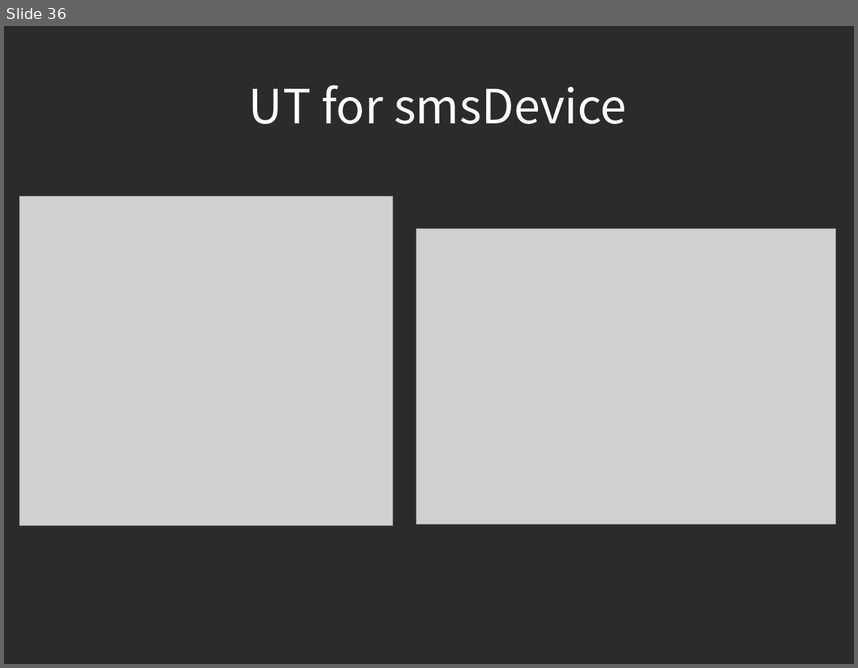
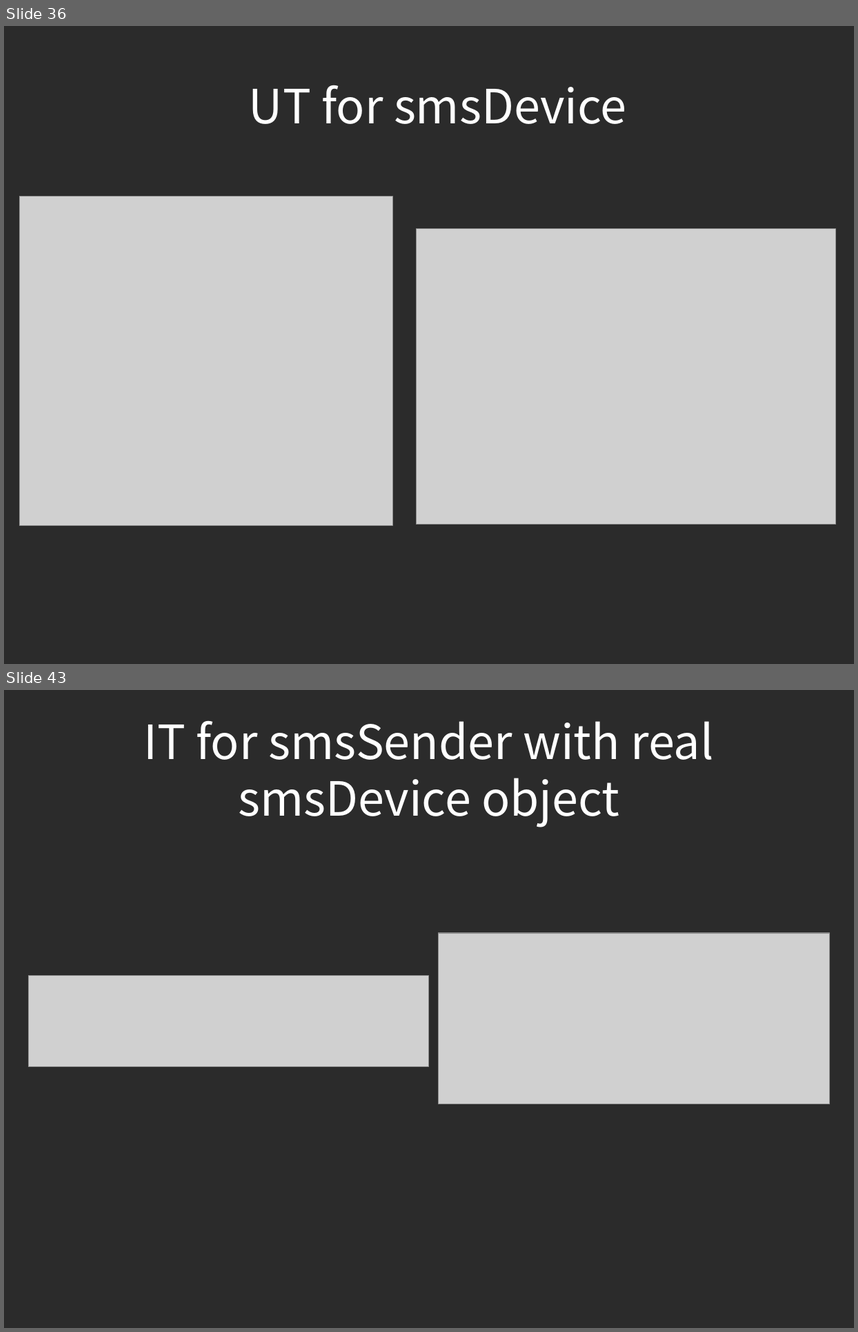
Before and after one commit to piotrek24061988/AutomaticTesting, a slide deck: module1/doc/AutomatedTesting.odp. Shown one above the other, each under a label of ours: slide 36 before the commit, slides 36 and 43 after it; the slides between them are not shown. The pictures are 858x668 and 858x1332 pixels, drawn with LibreOffice and Linux fonts; fonts in the diff are those of the drawing; grey boxes stand for pictures; background and template pictures are left out; a plain dark background stands for a picture behind light text. Boxes give left, top, right and bottom in pixels: in the first picture for what was removed or moved away, otherwise in the second. Text is boxed around its words. In the diff, an @@ line names an element or a change of style, - is before the commit and + after.

Commit message:
presentation, added description till smsSender_mock

```diff
--- a/module1/doc/AutomatedTesting.odp
+++ b/module1/doc/AutomatedTesting.odp
@@ slide 43 added at (x1=4, y1=690, x2=854, y2=1328), background picture (left out) @@
@@ title added at (x1=143, y1=720, x2=713, y2=827), 44 pt, text #FFFFFF @@
+IT for smsSender with real smsDevice object
@@ picture added at (x1=438, y1=933, x2=829, y2=1104) @@
@@ picture added at (x1=28, y1=976, x2=429, y2=1067) @@
```
Also in this commit, not shown: 2 slides changed, 7 other slides added.
